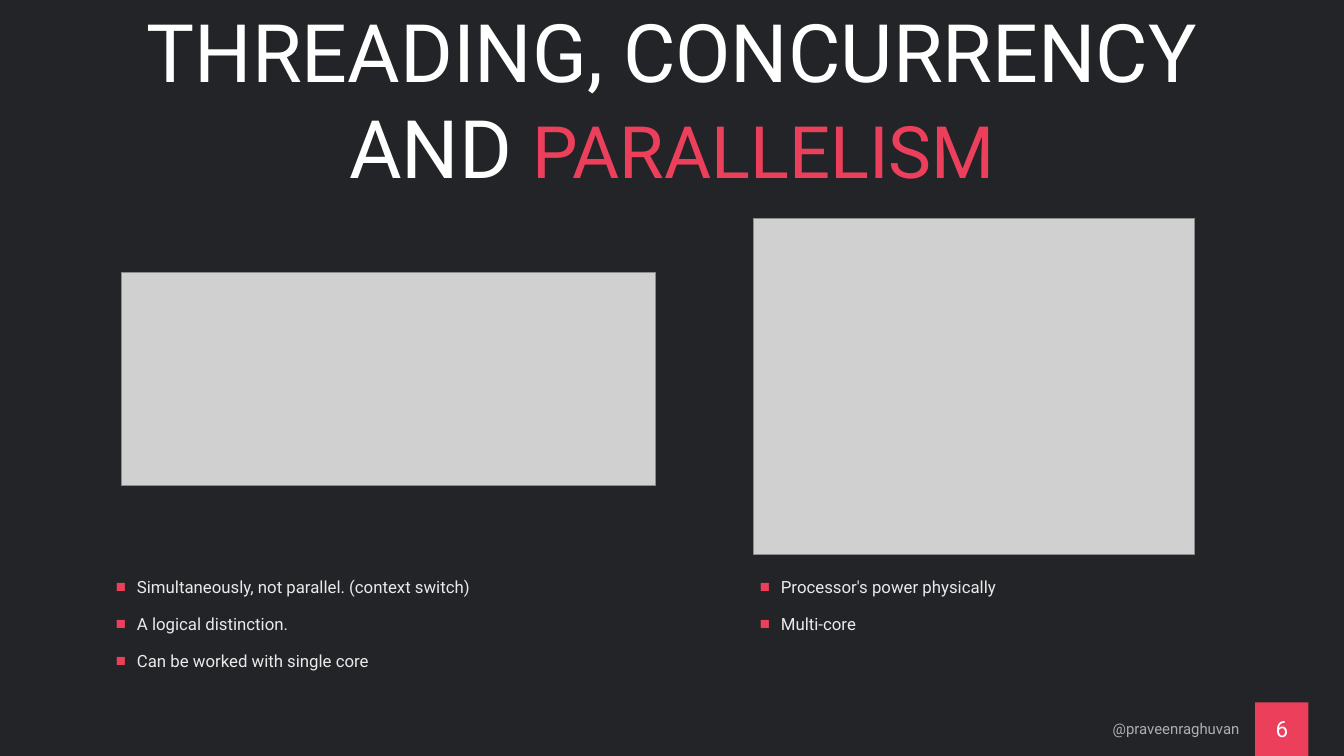
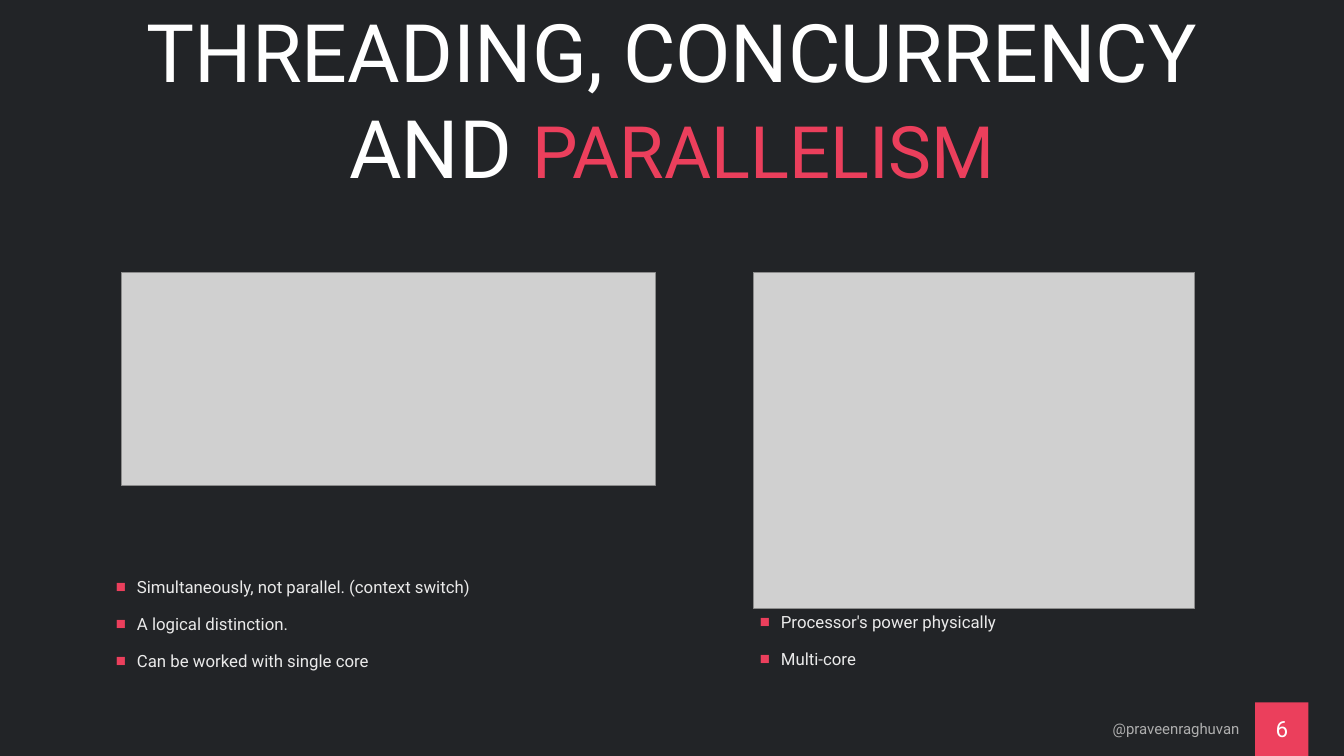
Before and after one commit to praveenraghuvanshi/tech-sessions, a slide deck: slide 6 of drafts/Orleans/ppt/Orleans_draft.pptx. Drawn at 1344x756 pixels with LibreOffice and Linux fonts; fonts in the diff are those of the drawing; grey boxes stand for pictures. Boxes give left, top, right and bottom in pixels: in the first picture for what was removed or moved away, otherwise in the second. Text is boxed around its words. In the diff, an @@ line names an element or a change of style, - is before the commit and + after.

```diff
--- a/drafts/Orleans/ppt/Orleans_draft.pptx
+++ b/drafts/Orleans/ppt/Orleans_draft.pptx
@@ picture: place and size @@
-picture at [753,218,1195,554]
+picture at [753,272,1195,607]
@@ text "Processor's power physically": place and size @@
-text "Processor's power physically" at [781,580,995,630]
+text "Processor's power physically" at [781,615,995,665]
```
Also in this commit, not shown: 1 slide added, 1 slide removed, 24 other files.
